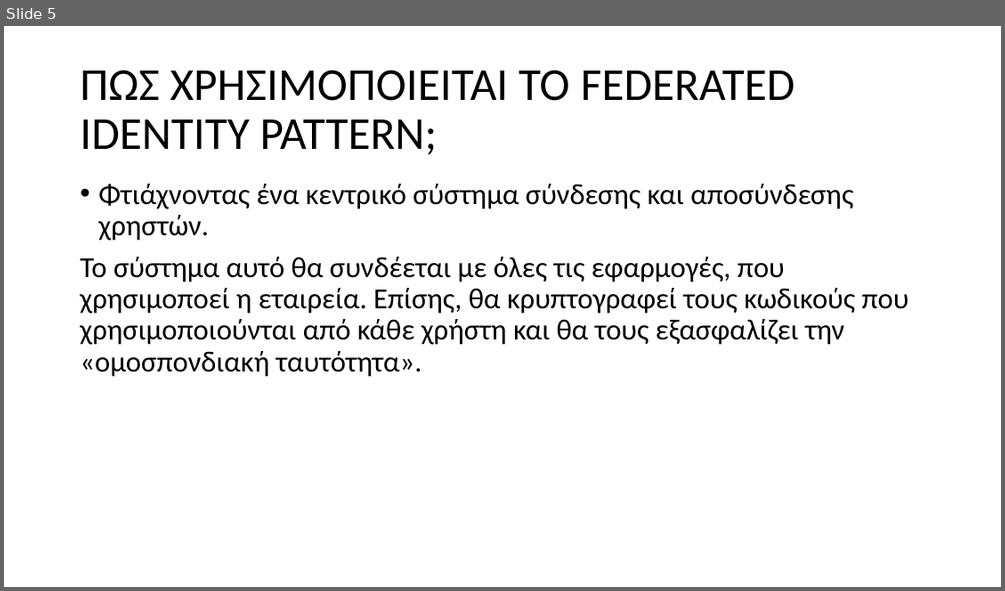
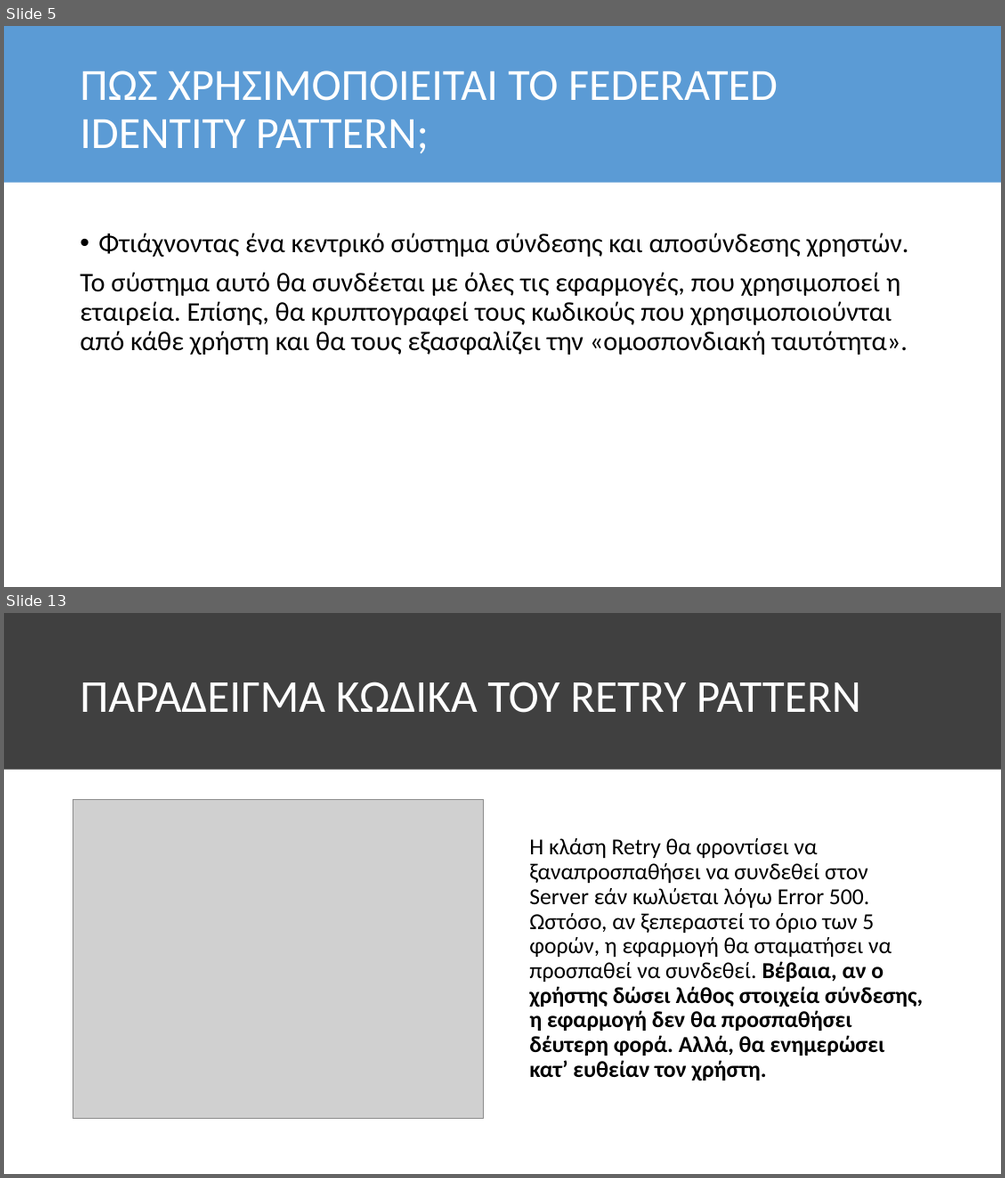
Before and after one commit to GeorgeMC2610/Design-Patterns, a slide deck: Exercise 3/Microsoft Design Patterns/Microsoft Design Patterns.pptx. Shown one above the other, each under a label of ours: slide 5 before the commit, slides 5 and 13 after it; the slides between them are not shown. The pictures are 1005x591 and 1005x1178 pixels, drawn with LibreOffice and Linux fonts; fonts in the diff are those of the drawing; grey boxes stand for pictures. Boxes give left, top, right and bottom in pixels: in the first picture for what was removed or moved away, otherwise in the second. Text is boxed around its words. In the diff, an @@ line names an element or a change of style, - is before the commit and + after.

```diff
--- a/Exercise 3/Microsoft Design Patterns/Microsoft Design Patterns.pptx
+++ b/Exercise 3/Microsoft Design Patterns/Microsoft Design Patterns.pptx
@@ slide 13 added at bbox=[4, 613, 1001, 1174], background #FFFFFF @@
@@ rectangle added at bbox=[4, 613, 1001, 770], fill #404040 @@
@@ title added at bbox=[80, 682, 861, 713], 44 pt, text #FFFFFF @@
+ΠΑΡΑΔΕΙΓΜΑ ΚΩΔΙΚΑ ΤΟΥ RETRY PATTERN
@@ picture added at bbox=[73, 799, 483, 1119] @@
@@ text added at bbox=[529, 838, 922, 1081], 22 pt, text #000000 @@
+H κλάση Retry θα φροντίσει να ξαναπροσπαθήσει να συνδεθεί στον Server εάν κωλύεται λόγω Error 500. Ωστόσο, αν ξεπεραστεί το όριο των 5 φορών, η εφαρμογή θα σταματήσει να προσπαθεί να συνδεθεί. Βέβαια, αν ο χρήστης δώσει λάθος στοιχεία σύνδεσης, η εφαρμογή δεν θα προσπαθήσει δέυτερη φορά. Αλλά, θα ενημερώσει κατ’ ευθείαν τον χρήστη.
@@ slide 5 changed as well @@
@@ rectangle added at bbox=[4, 26, 1001, 183], fill #5B9BD5 @@
@@ title "ΠΩΣ ΧΡΗΣΙΜΟΠΟΙΕΙΤΑΙ ΤΟ FEDERATED IDENTITY ..." at bbox=[80, 70, 777, 153]: size 44 to 43 pt, text colour #000000 to #FFFFFF @@
@@ text "Φτιάχνοντας ένα κεντρικό σύστημα σύνδεσης ...": place and size @@
-text "Φτιάχνοντας ένα κεντρικό σύστημα σύνδεσης ..." at bbox=[80, 184, 909, 377]
+text "Φτιάχνοντας ένα κεντρικό σύστημα σύνδεσης ..." at bbox=[80, 232, 909, 354]
@@ text "Φτιάχνοντας ένα κεντρικό σύστημα σύνδεσης ..." at bbox=[80, 232, 909, 354]: size 28 to 26 pt @@
```
Also in this commit, not shown: 4 other slides changed, 8 other slides added, 1 slide removed.
